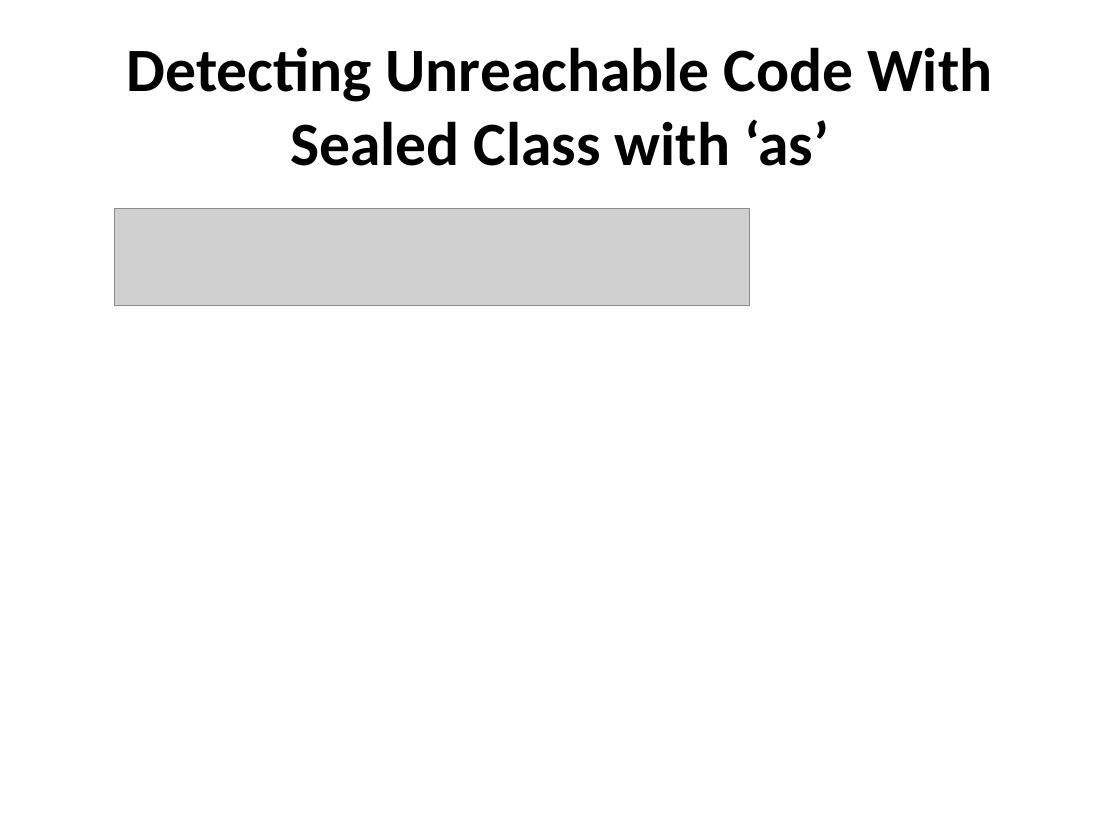
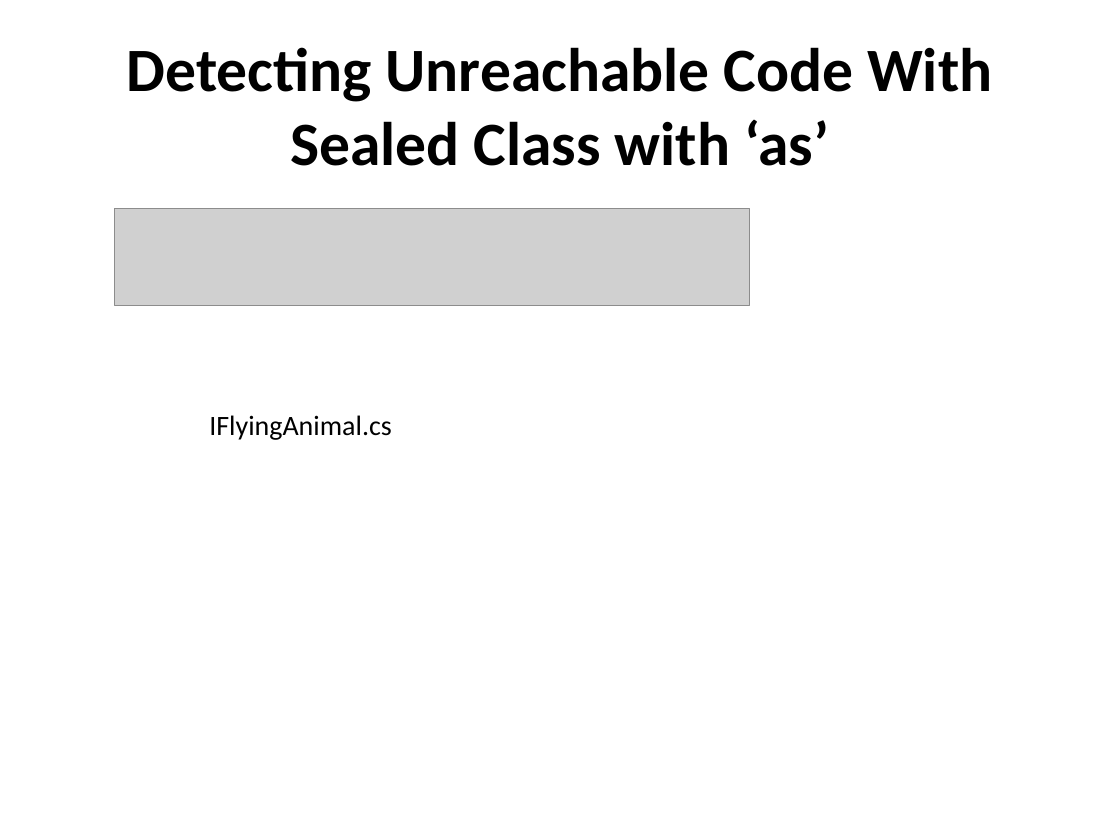
Before and after one commit to vantale/SOLID.DesignPatterns, a slide deck: slide 19 of SOLID.DesignPatterns/Singleton/Sealed/Boosting Performance with Sealed Classes.pptx (slide 17 before the commit). Drawn at 1120x840 pixels with LibreOffice and Linux fonts; fonts in the diff are those of the drawing; grey boxes stand for pictures. Boxes give left, top, right and bottom in pixels: in the first picture for what was removed or moved away, otherwise in the second. Text is boxed around its words. In the diff, an @@ line names an element or a change of style, - is before the commit and + after.

```diff
--- a/SOLID.DesignPatterns/Singleton/Sealed/Boosting Performance with Sealed Classes.pptx
+++ b/SOLID.DesignPatterns/Singleton/Sealed/Boosting Performance with Sealed Classes.pptx
@@ text added at (x1=209, y1=415, x2=391, y2=440), 18 pt, text #000000 @@
+IFlyingAnimal.cs
```
Also in this commit, not shown: 10 slides added, 2 slides removed, 2 other files.
